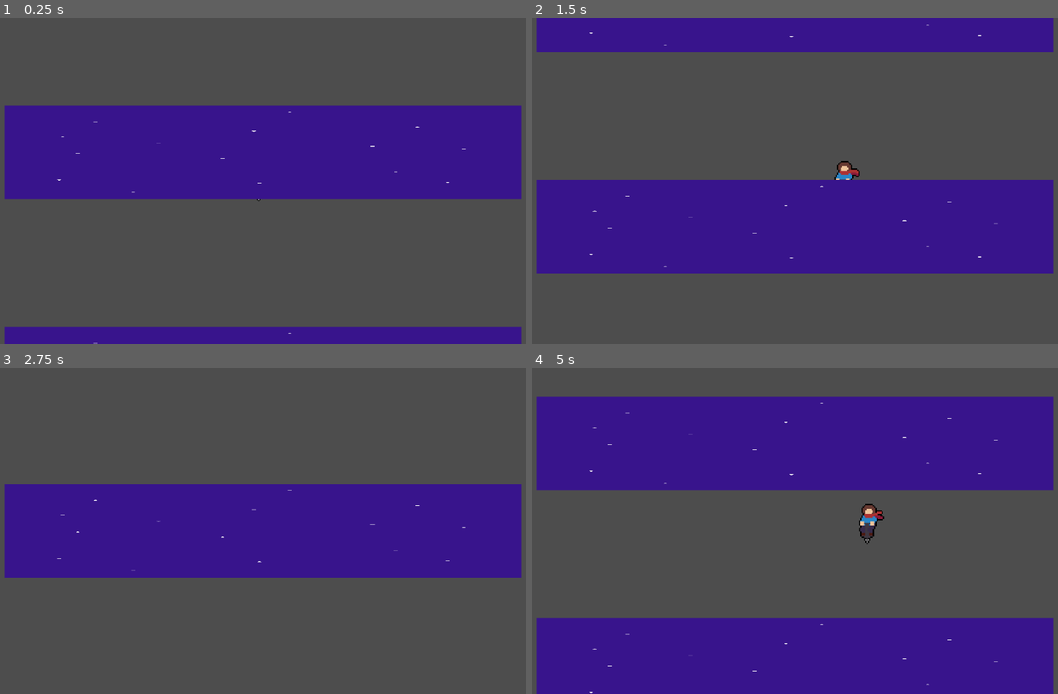
Above: before the commit, frames 1-4 (two rows, left to right).
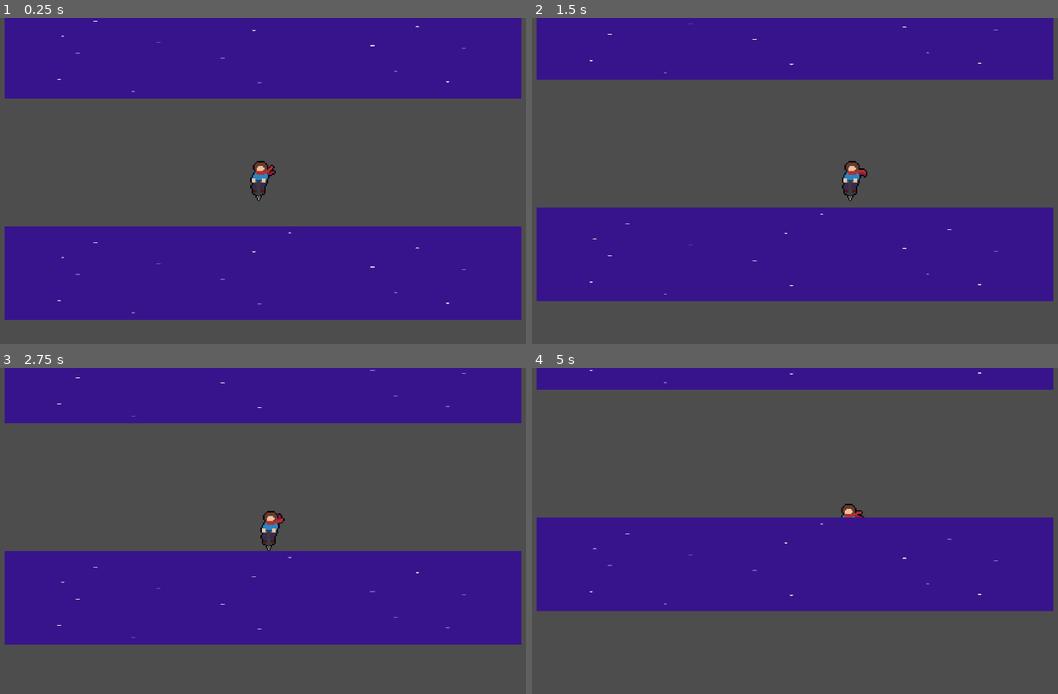
Above: after the commit, the same moments.

Repository: JMQ0598/Pogo-Game-Godot
Game: Godot game, scene res://Assets/Scenes/PlatformManagerTest.tscn
The game is run twice, just before and just after one commit, with the same random seed, the same clock (stepped at 60 frames per second) and the same inputs. This scene is started directly instead of the project's main scene.
Inputs:
- Up to frame 1 (0.25 s): no input
- Up to frame 2 (1.5 s): hold D (walk_right) from 0.53 s (still down); tap W (walk_up) at 0.77 s
- Up to frame 3 (2.75 s): tap W (walk_up) at 1.52 s; release D (walk_right) at 2.03 s; hold A (walk_left) from 2.03 s (still down)
- Up to frame 4 (5 s): release A (walk_left) at 2.78 s; hold D (walk_right) 2.78-4.28 s; tap W (walk_up) at 3.02, 3.77, 4.52 s; hold A (walk_left) from 4.28 s (still down)

The runs differ from the first frame. In frame 1, 86% of the frame differs, in the area x 0-100%, y 0-100%; in frame 2, 25%; in frame 3, 57%; in frame 4, 86%.

Commit message:
Add necessary condition before deleting platforms

Diff:
--- a/pogo-game/Assets/Scenes/platform_manager.gd
+++ b/pogo-game/Assets/Scenes/platform_manager.gd
@@ -3,7 +3,7 @@
 var platform_prefab = preload("res://Assets/Scenes/platform.tscn")
 @export var follow_target : Node2D = null
 @export var space_required: int = 400
-@export var next_platform_level: int = 500
+@export var next_platform_level: int = 300
 @export var platform_spacing: int = 440
 @export var bottom_boundary: int = 0
 @export var platforms_queue = []
@@ -19,5 +19,8 @@
 		next_platform_level -= platform_spacing
 		platforms_queue.push_back(platform_copy)
 
-	if follow_target.global_position.y - next_platform_level > bottom_boundary:
-		platforms_queue.pop_front()
+	if follow_target.global_position.y + next_platform_level > bottom_boundary:
+		if len(platforms_queue) > 0:
+			var oldest_platform = platforms_queue.pop_front()
+			oldest_platform.queue_free()
+			print('deleted')
Not shown, added: pogo-game/Assets/Scenes/PlatformManagerTest.tscn6163855549.tmp
